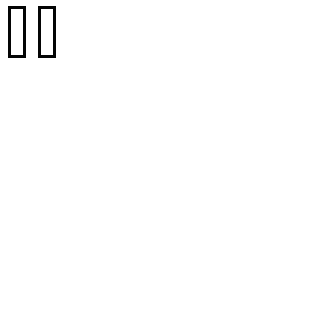
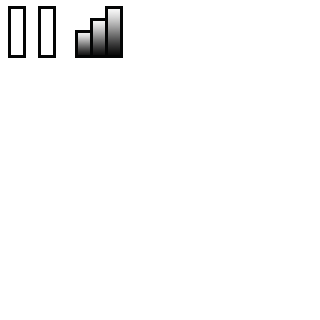
Revision of a layered w=320, h=320 image; what changed, layer by layer:
added group "lblVolume" with 3 layers over [75, 6, 123, 58]
added layer "Rectangle 3" (3rd of 5, in "lblVolume") in group "lblVolume" over [75, 30, 93, 58]
added layer "Rectangle 3" (4th of 5, in "lblVolume") in group "lblVolume" over [90, 18, 108, 58]
moved "Rectangle 3" (5th of 5, in "lblVolume") into group "lblVolume", painted on it over [75, 6, 123, 58]
